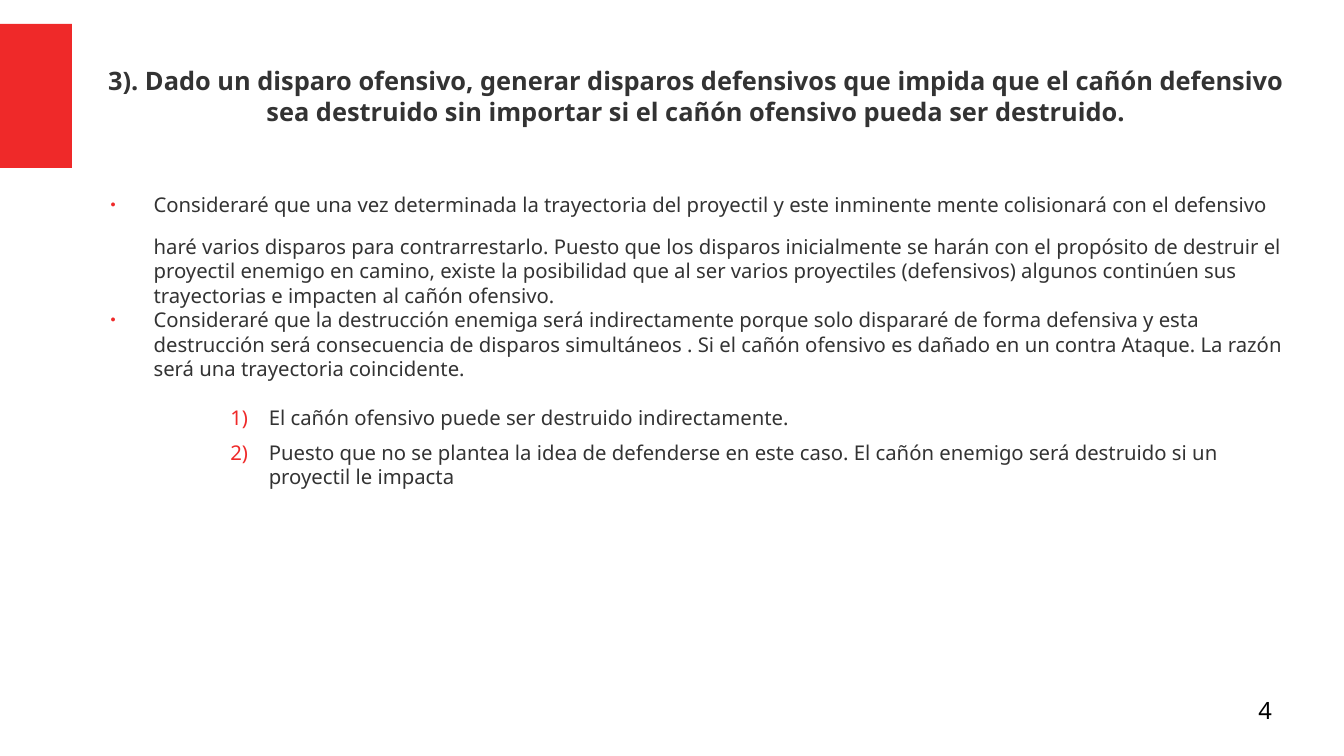
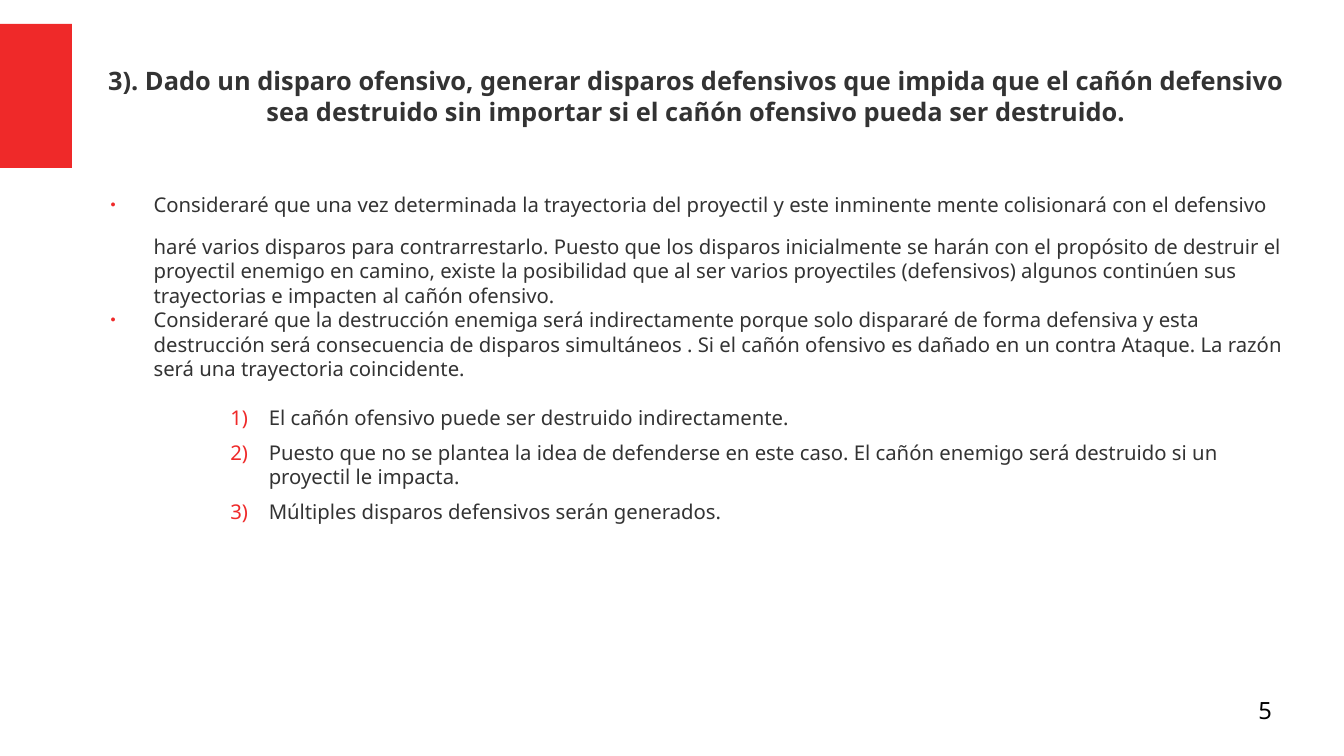
Before and after one commit to Julian-guillermo-zapata-rugeles/parcial-3, a slide deck: slide 5 of Analisis_Problema_Editable.odp (slide 4 before the commit). Drawn at 1344x756 pixels with LibreOffice and Linux fonts; fonts in the diff are those of the drawing. Boxes give left, top, right and bottom in pixels: in the first picture for what was removed or moved away, otherwise in the second. Text is boxed around its words. In the diff, an @@ line names an element or a change of style, - is before the commit and + after.

```diff
--- a/Analisis_Problema_Editable.odp
+++ b/Analisis_Problema_Editable.odp
@@ text at (x1=269, y1=444, x2=1217, y2=524): text changed @@
-    2) Puesto que no se plantea la idea de defenderse en este caso. El cañón enemigo será destruido si un proyectil le impacta
+    2) Puesto que no se plantea la idea de defenderse en este caso. El cañón enemigo será destruido si un proyectil le impacta.
+    3) Múltiples disparos defensivos serán generados.
@@ page number at (x1=1258, y1=702, x2=1272, y2=720): text changed @@
-4
+5
```
Also in this commit, not shown: 1 other slide changed, 2 slides added.
